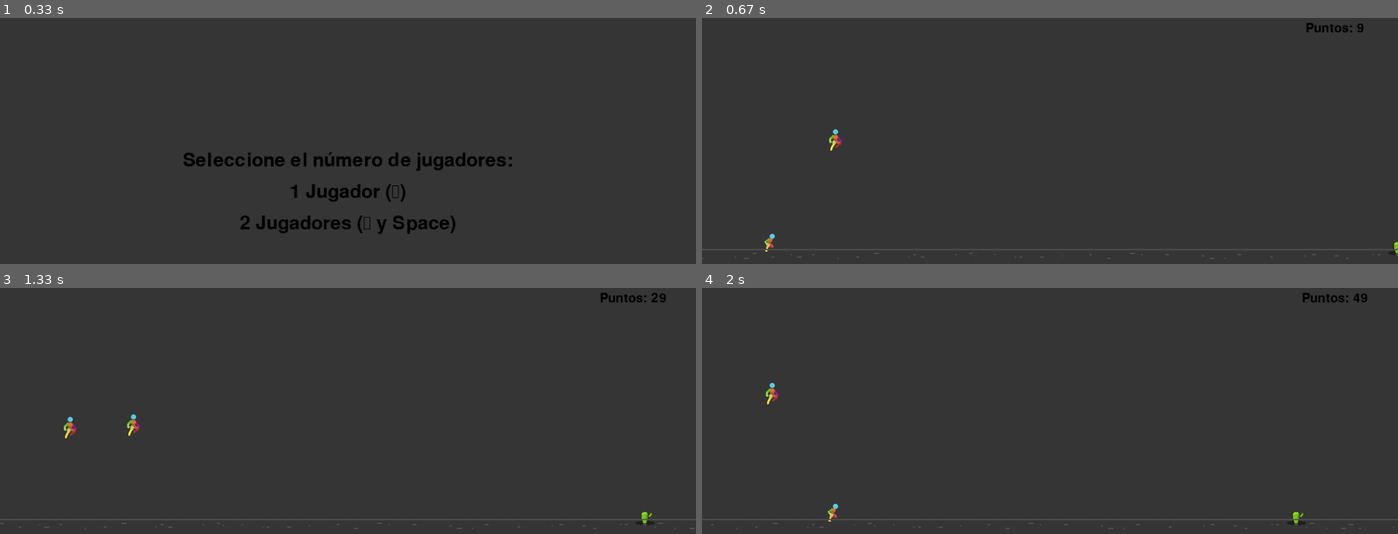
Above: before the commit, frames 1-4 (two rows, left to right).
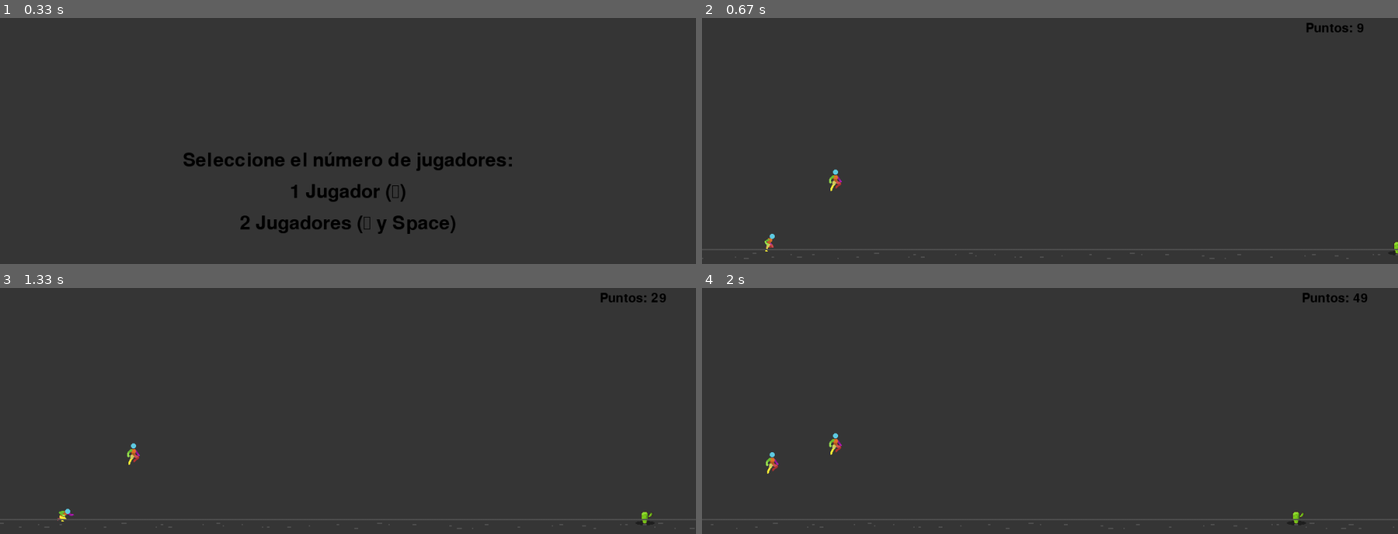
Above: after the commit, the same moments.

Repository: AndreGlez2000/Proyecto_Juego
Game: pygame game, started from Proyecto Pygame/main.py
Same seed, same stepped clock (60 frames per second), same inputs: the game is played once before the commit and once after it.
Inputs:
- Up to frame 1 (0.33 s): no input
- Up to frame 2 (0.67 s): tap Space at 0.33 s
- Up to frame 3 (1.33 s): hold Up 0.67-1.13 s; tap Space at 0.73, 1.03, 1.23 s; hold Down from 1.17 s (still down)
- Up to frame 4 (2 s): release Down at 1.47 s; hold Up 1.5-1.87 s; tap Space at 1.57, 1.97 s; hold Down from 1.9 s (still down)

Frame 1 is identical in both runs. In frame 2, 0.2% of the frame differs, in the area x 18-21%, y 45-71%; in frame 3, 0.3%, in the area x 8-21%, y 51-95%; in frame 4, 0.3%.

Commit message:
fix jump

Diff:
--- a/Proyecto Pygame/main.py
+++ b/Proyecto Pygame/main.py
@@ -26,7 +26,7 @@
 class Player:
     POS_Y = 361
     POS_DUCK_Y = 373
-    JUMP_VEL = 8.5  # Aumentar la velocidad del salto
+    JUMP_VEL = 6.2  # Aumentar la velocidad del salto
 
     def __init__(self, player_num):
         if player_num == 1:
